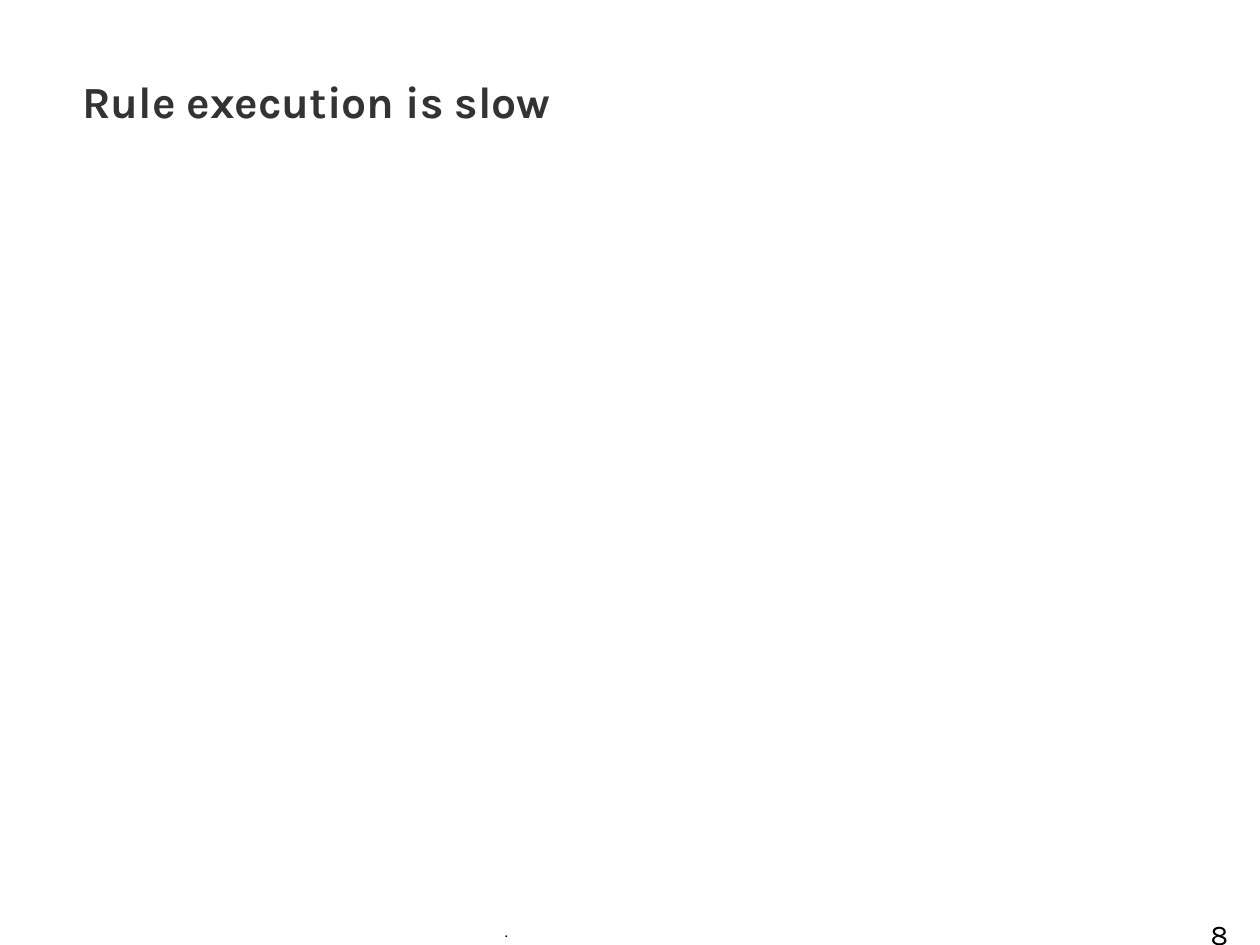
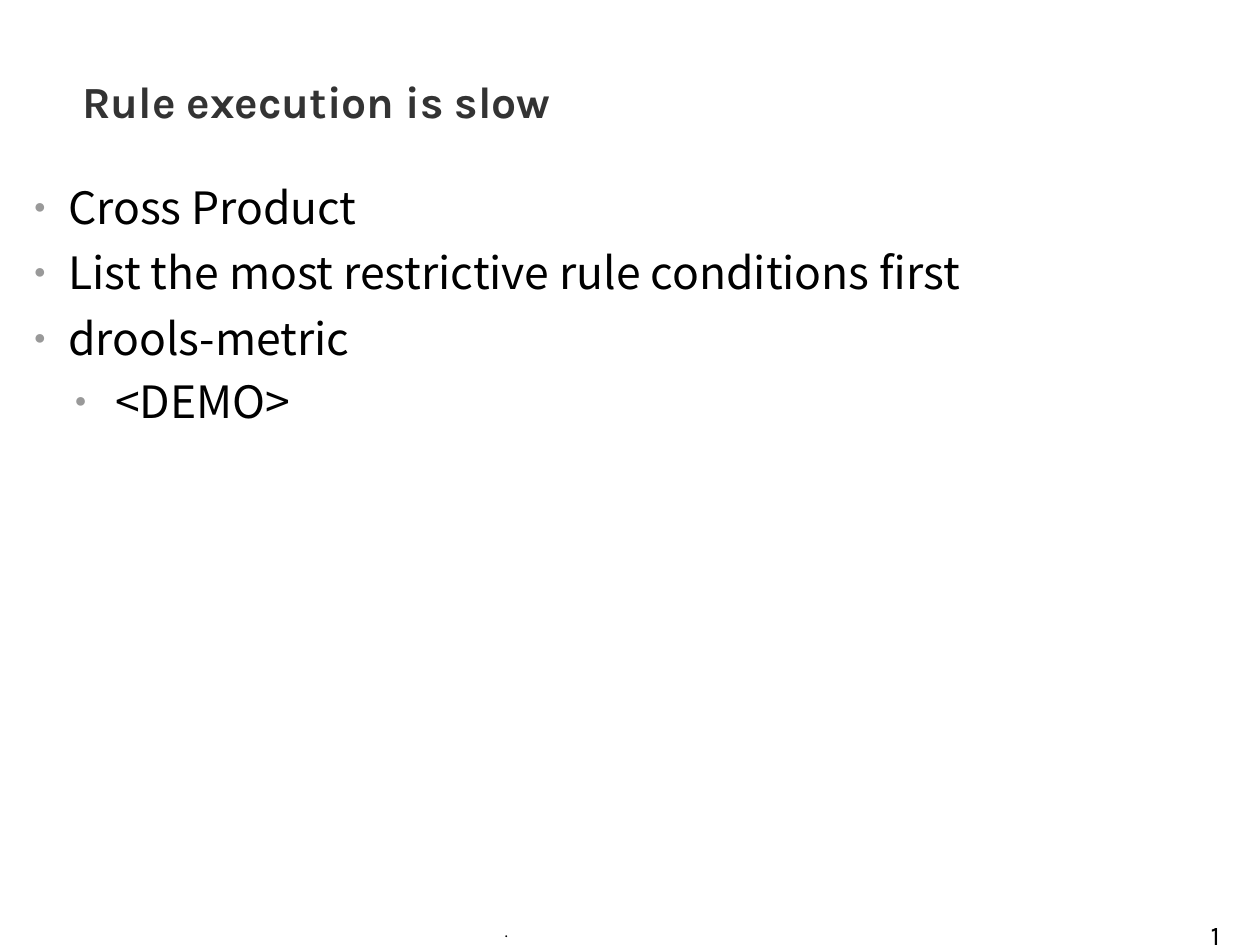
Before and after one commit to tkobayas/kie-live, a slide deck: slide 18 of 2021_Drools_trouble_shooting.odp (slide 8 before the commit). Drawn at 1260x945 pixels with LibreOffice and Linux fonts; fonts in the diff are those of the drawing; background and template pictures are left out. Boxes give left, top, right and bottom in pixels: in the first picture for what was removed or moved away, otherwise in the second. Text is boxed around its words. In the diff, an @@ line names an element or a change of style, - is before the commit and + after.

```diff
--- a/2021_Drools_trouble_shooting.odp
+++ b/2021_Drools_trouble_shooting.odp
@@ text added at box(68, 188, 960, 419), 28 pt, text #000000 @@
+● Cross Product
+● List the most restrictive rule conditions first
+● drools-metric
+  ● <DEMO>
@@ page number at box(1193, 900, 1247, 945): text changed @@
-8
+18
```
Also in this commit, not shown: 4 other slides changed, 11 slides added, 1 slide removed, 8 other files.
